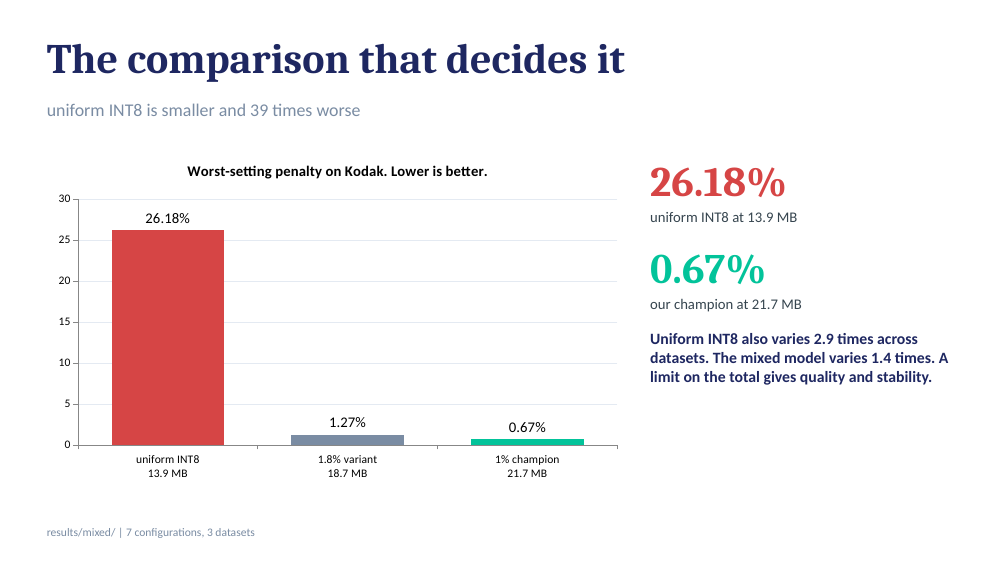
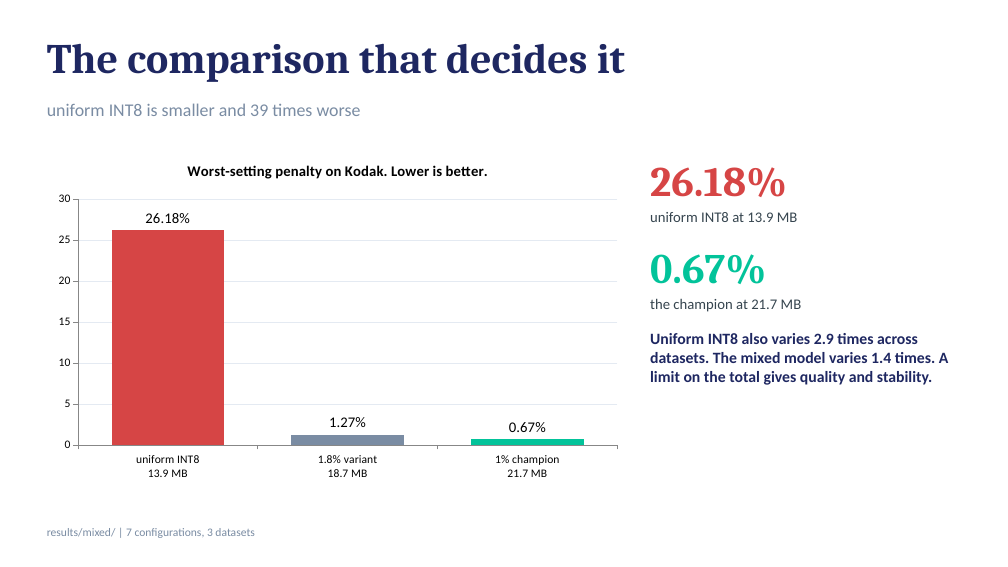
Before and after one commit to harshith0518/CS6886-PULSE-Quantization, a slide deck: slide 6 of submission/PULSE-quantization-deck.pptx. Drawn at 1008x567 pixels with LibreOffice and Linux fonts; fonts in the diff are those of the drawing. Boxes give left, top, right and bottom in pixels: in the first picture for what was removed or moved away, otherwise in the second. Text is boxed around its words. In the diff, an @@ line names an element or a change of style, - is before the commit and + after.

```diff
--- a/submission/PULSE-quantization-deck.pptx
+++ b/submission/PULSE-quantization-deck.pptx
@@ text at [650, 298, 802, 312]: text changed @@
-our champion at 21.7 MB
+the champion at 21.7 MB
```
Also in this commit, not shown: 7 other slides changed, 10 other files.
